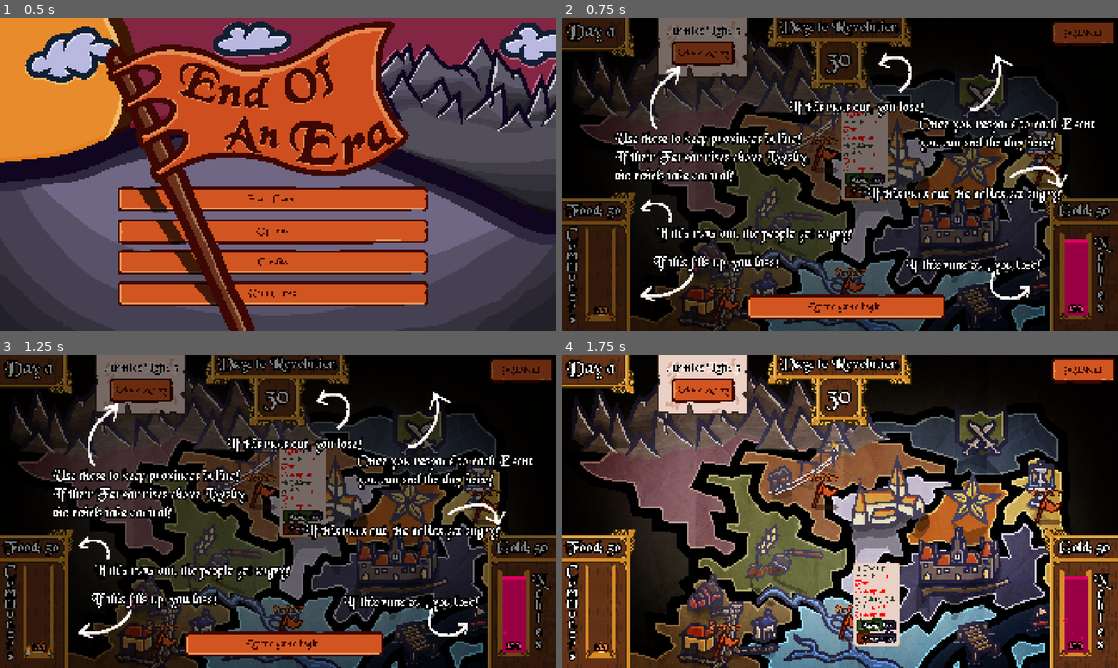
Above: before the commit, frames 1-4 (two rows, left to right).
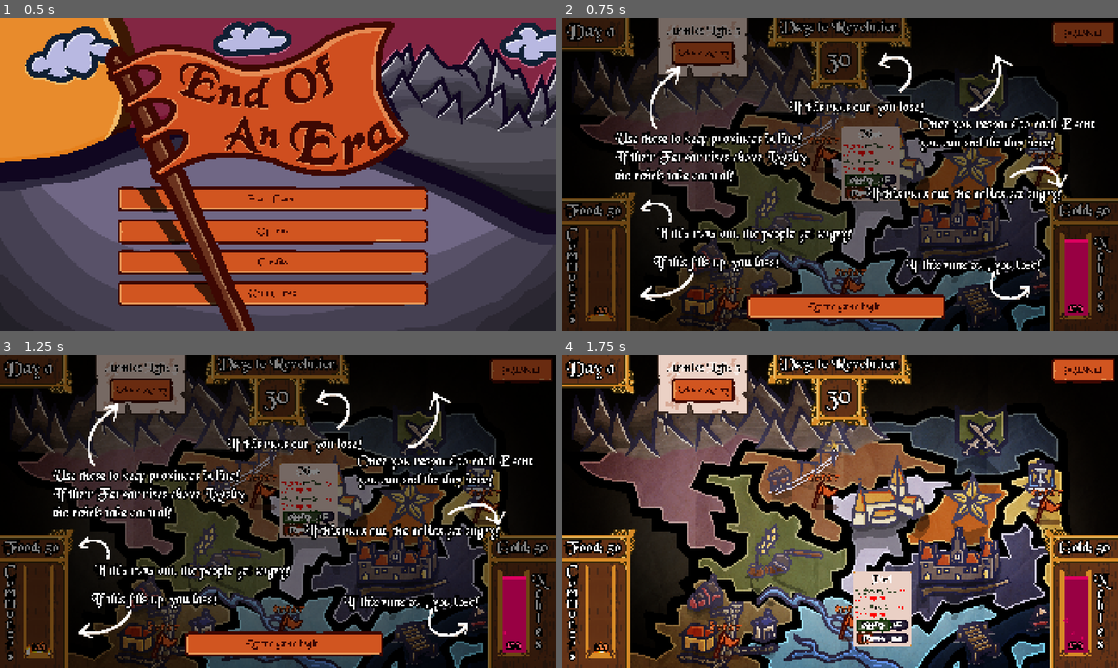
Above: after the commit, the same moments.

Repository: Orangechrisy/gmtk-game-jam-2026
Game: Godot game, scene res://Map/map.tscn
The game is run twice, just before and just after one commit, with the same random seed, the same clock (stepped at 60 frames per second) and the same inputs. Sound files missing from this copy of the repository are replaced by a short silence.
Inputs:
- Up to frame 1 (0.5 s): no input
- Up to frame 2 (0.75 s): click "Start Game" at 0.5 s
- Up to frame 3 (1.25 s): no input
- Up to frame 4 (1.75 s): click "Let the game begin." at 1.25 s

Frame 1 is identical in both runs. In frame 2, 1.3% of the frame differs, in the area x 50-61%, y 29-59%; in frame 3, 1.3%; in frame 4, 1.3%.

Commit message:
better province tooltip

Diff:
--- a/Map/province_tooltip.gd
+++ b/Map/province_tooltip.gd
@@ -20,15 +20,19 @@
 		else:
 			%Armies.hide()
 
-		var format_string = "[color={color}]{0} {yield}[/color] ([color=#37472a]{1} {yield} Yield[/color], [color=red]{2} {yield} Consumption[/color])"
+		%Name.text = province.province_name
+		if province.get_curr_owner() != province.Owner.KING:
+			%Name.text = "[color=red]" + province.province_name + "[/color]"
+
+		var format_string = "[color={color}]{0} {yield}[/color] ([color=#37472a]{1} Yield[/color], [color=red]{2} Consumption[/color])"
 		var food_string = format_string.format(["%+.f" % province.calculate_food(), "%+.f" % province.food_yield, "-%.f" % province.food_consumption, ["yield", "Food"], ["color", "#37472a" if province.calculate_food() >= 0 else "red"]])
 		%Food.text = food_string
 		var gold_string = format_string.format(["%+.f" % province.calculate_gold(), "%+.f" % province.gold_yield, "-%.f" % province.gold_consumption, ["yield", "Gold"], ["color", "#37472a" if province.calculate_gold() >= 0 else "red"]])
 		%Gold.text =  gold_string
 
 		var loyaltyperc = str(province.loyalty * 2)
-		$PanelContainer/MarginContainer/VBoxContainer/Loyalty/HBoxContainer/Num.text = loyaltyperc
+		%Loyalty/Label.text = "Loyalty:    %.f%%" % province.loyalty
 		%Loyalty.value = province.loyalty
 		var fervorperc = str(province.fervor * 2)
-		$PanelContainer/MarginContainer/VBoxContainer/Fervor/HBoxContainer/Num.text = fervorperc
+		%Fervor/Label.text = "Fervor:    %.f%%" % province.fervor
 		%Fervor.value = province.fervor
--- a/Map/province_tooltip.tscn
+++ b/Map/province_tooltip.tscn
@@ -29,7 +29,7 @@
 OFFSET = Vector2(25, 5)
 
 [node name="PanelContainer" type="PanelContainer" parent="." unique_id=1158309599]
-custom_minimum_size = Vector2(160, 50)
+custom_minimum_size = Vector2(200, 0)
 layout_mode = 1
 anchors_preset = 2
 anchor_top = 1.0
@@ -59,6 +59,18 @@
 layout_mode = 2
 theme = ExtResource("3_m61pn")
 
+[node name="Name" type="RichTextLabel" parent="PanelContainer/MarginContainer/VBoxContainer" unique_id=2028795271]
+unique_name_in_owner = true
+layout_mode = 2
+theme_override_colors/default_color = Color(0, 0, 0, 1)
+theme_override_colors/font_outline_color = Color(1, 1, 1, 1)
+theme_override_constants/outline_size = 8
+theme_override_font_sizes/normal_font_size = 36
+bbcode_enabled = true
+text = "Name"
+fit_content = true
+horizontal_alignment = 1
+
 [node name="Armies" type="Label" parent="PanelContainer/MarginContainer/VBoxContainer" unique_id=1001965111]
 unique_name_in_owner = true
 layout_mode = 2
@@ -66,6 +78,7 @@
 theme_override_colors/font_outline_color = Color(0, 0, 0, 0)
 theme_override_font_sizes/font_size = 30
 text = "Has Army!"
+horizontal_alignment = 1
 
 [node name="Food" type="RichTextLabel" parent="PanelContainer/MarginContainer/VBoxContainer" unique_id=358052700]
 unique_name_in_owner = true
@@ -97,36 +110,21 @@
 value = 50.0
 show_percentage = false
 
-[node name="HBoxContainer" type="HBoxContainer" parent="PanelContainer/MarginContainer/VBoxContainer/Loyalty" unique_id=416584617]
-layout_mode = 0
-offset_left = 3.0
-offset_top = -2.0
-offset_right = 148.0
-offset_bottom = 38.0
-alignment = 1
-
-[node name="Label" type="Label" parent="PanelContainer/MarginContainer/VBoxContainer/Loyalty/HBoxContainer" unique_id=94725133]
-layout_mode = 2
-theme_override_constants/outline_size = 15
-theme_override_font_sizes/font_size = 17
-text = "Loyalty:   "
-horizontal_alignment = 1
-vertical_alignment = 1
-
-[node name="Num" type="Label" parent="PanelContainer/MarginContainer/VBoxContainer/Loyalty/HBoxContainer" unique_id=1092000610]
-layout_mode = 2
-theme_override_constants/outline_size = 15
-theme_override_font_sizes/font_size = 17
-text = "50"
-horizontal_alignment = 1
-vertical_alignment = 1
-
-[node name="Perc" type="Label" parent="PanelContainer/MarginContainer/VBoxContainer/Loyalty/HBoxContainer" unique_id=580785177]
-layout_mode = 2
-theme_override_constants/outline_size = 15
-theme_override_font_sizes/font_size = 17
-text = "%"
-horizontal_alignment = 1
+[node name="Label" type="Label" parent="PanelContainer/MarginContainer/VBoxContainer/Loyalty" unique_id=16025450]
+layout_mode = 1
+anchors_preset = 4
+anchor_top = 0.5
+anchor_bottom = 0.5
+offset_left = 25.0
+offset_top = -18.0
+offset_right = 157.0
+offset_bottom = 15.0
+grow_vertical = 2
+theme_override_colors/font_color = Color(0, 0, 0, 1)
+theme_override_colors/font_outline_color = Color(1, 1, 1, 1)
+theme_override_constants/outline_size = 10
+theme_override_font_sizes/font_size = 24
+text = "Loyalty:    50%"
 vertical_alignment = 1
 
 [node name="Fervor" type="ProgressBar" parent="PanelContainer/MarginContainer/VBoxContainer" unique_id=734731094]
@@ -141,34 +139,19 @@
 value = 50.0
 show_percentage = false
 
-[node name="HBoxContainer" type="HBoxContainer" parent="PanelContainer/MarginContainer/VBoxContainer/Fervor" unique_id=522599237]
-layout_mode = 0
-offset_left = 3.0
-offset_top = -2.0
-offset_right = 148.0
-offset_bottom = 38.0
-alignment = 1
-
-[node name="Label" type="Label" parent="PanelContainer/MarginContainer/VBoxContainer/Fervor/HBoxContainer" unique_id=1328846123]
-layout_mode = 2
-theme_override_constants/outline_size = 15
-theme_override_font_sizes/font_size = 17
-text = "Fervor:   "
-horizontal_alignment = 1
+[node name="Label" type="Label" parent="PanelContainer/MarginContainer/VBoxContainer/Fervor" unique_id=208947428]
+layout_mode = 1
+anchors_preset = 4
+anchor_top = 0.5
+anchor_bottom = 0.5
+offset_left = 25.0
+offset_top = -18.0
+offset_right = 172.0
+offset_bottom = 17.0
+grow_vertical = 2
+theme_override_colors/font_color = Color(0, 0, 0, 1)
+theme_override_colors/font_outline_color = Color(1, 1, 1, 1)
+theme_override_constants/outline_size = 10
+theme_override_font_sizes/font_size = 24
+text = "Fervor:    50%"
 vertical_alignment = 1
-
-[node name="Num" type="Label" parent="PanelContainer/MarginContainer/VBoxContainer/Fervor/HBoxContainer" unique_id=2050839963]
-layout_mode = 2
-theme_override_constants/outline_size = 15
-theme_override_font_sizes/font_size = 17
-text = "50"
-horizontal_alignment = 1
-vertical_alignment = 1
-
-[node name="Perc" type="Label" parent="PanelContainer/MarginContainer/VBoxContainer/Fervor/HBoxContainer" unique_id=165425498]
-layout_mode = 2
-theme_override_constants/outline_size = 15
-theme_override_font_sizes/font_size = 17
-text = "%"
-horizontal_alignment = 1
-vertical_alignment = 1
